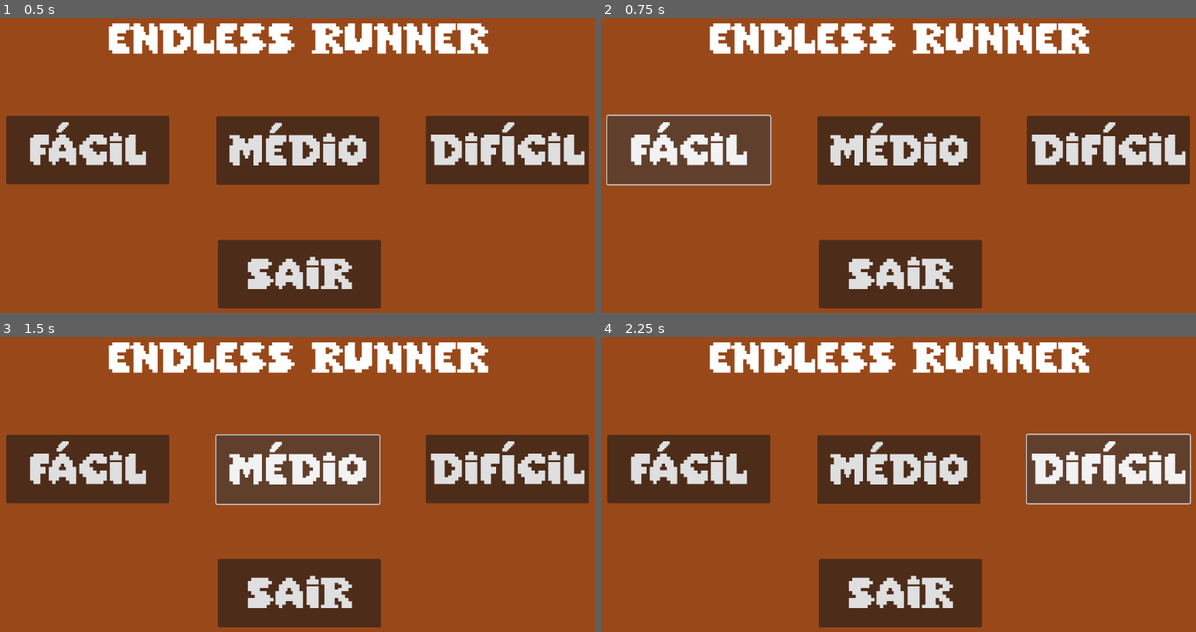
Above: before the commit, frames 1-4 (two rows, left to right).
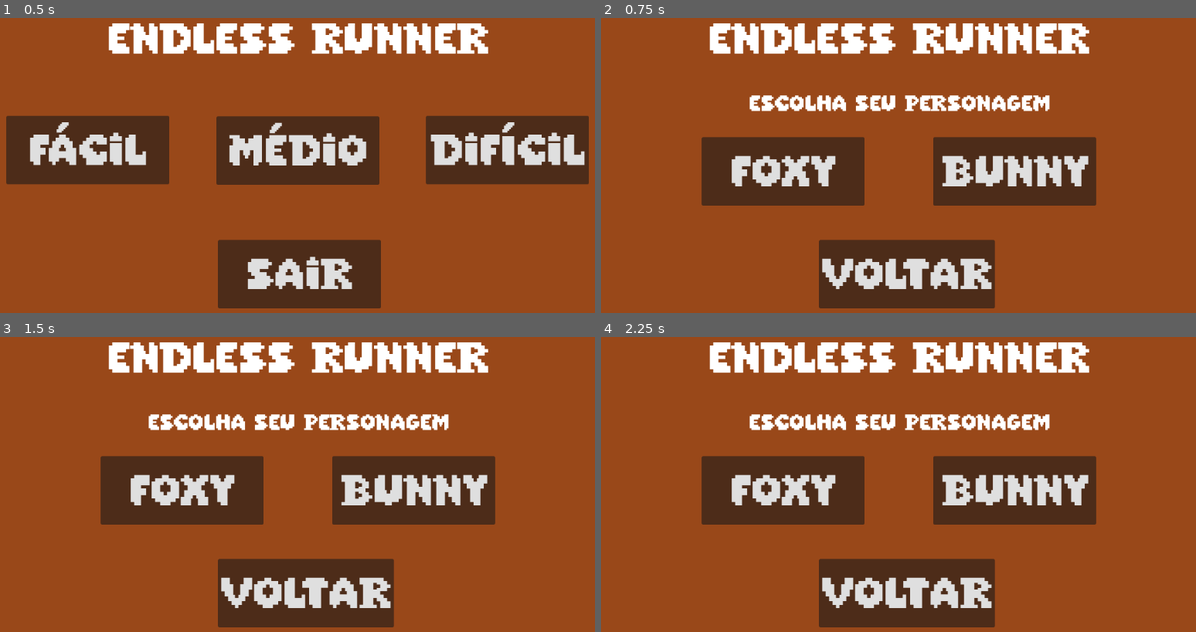
Above: after the commit, the same moments.

Repository: TarikPonciano/Endless-Runner
Game: Godot game, scene res://menu_inicial.tscn
The game is run twice, just before and just after one commit, with the same random seed, the same clock (stepped at 60 frames per second) and the same inputs.
Inputs (mouse positions are in pixels of both pictures, inside the frame that each line leads up to):
- Up to frame 1 (0.5 s): no input
- Up to frame 2 (0.75 s): click "Fácil" at 0.5 s
- Up to frame 3 (1.5 s): click (297, 469) at 1.25 s, where only the run before the commit has a clickable "Médio"
- Up to frame 4 (2.25 s): click (1106, 469) at 2 s, where only the run before the commit has a clickable "Difícil"

Frame 1 is identical in both runs. In frame 2, 27% of the frame differs, in the area x 0-99%, y 26-99%; in frame 3, 27%; in frame 4, 27%, in the area x 1-100%, y 26-99%.

Commit message:
Ajuste arvore de arquivos

Diff:
--- a/Menus/menu_inicial.gd
+++ b/Menus/menu_inicial.gd
@@ -13,17 +13,17 @@
 
 func _on_fácil_pressed() -> void:
 	Global.velocidade_global = 200
-	get_tree().change_scene_to_file("res://troca_personagem.tscn")
+	get_tree().change_scene_to_file("res://Menus/troca_personagem.tscn")
 
 
 func _on_médio_pressed() -> void:
 	Global.velocidade_global = 300
-	get_tree().change_scene_to_file("res://troca_personagem.tscn")
+	get_tree().change_scene_to_file("res://Menus/troca_personagem.tscn")
 
 
 func _on_difícil_pressed() -> void:
 	Global.velocidade_global = 600
-	get_tree().change_scene_to_file("res://troca_personagem.tscn")
+	get_tree().change_scene_to_file("res://Menus/troca_personagem.tscn")
 
 
 func _on_sair_pressed() -> void:
--- a/Menus/troca_personagem.tscn
+++ b/Menus/troca_personagem.tscn
@@ -74,6 +74,7 @@
 metadata/_edit_use_anchors_ = true
 
 [node name="Label2" type="Label" parent="Panel"]
+layout_mode = 0
 offset_left = 296.0
 offset_top = 176.0
 offset_right = 864.0
--- a/Objetos/Bunny/player.tscn
+++ b/Objetos/Bunny/player.tscn
@@ -176,5 +176,5 @@
 
 [node name="AnimatedSprite2D" type="AnimatedSprite2D" parent="."]
 sprite_frames = SubResource("SpriteFrames_gidmr")
-animation = &"Explode"
+animation = &"Run"
 autoplay = "Idle"
Not shown: 2 places in menu_inicial.tscn that only renumber resources
